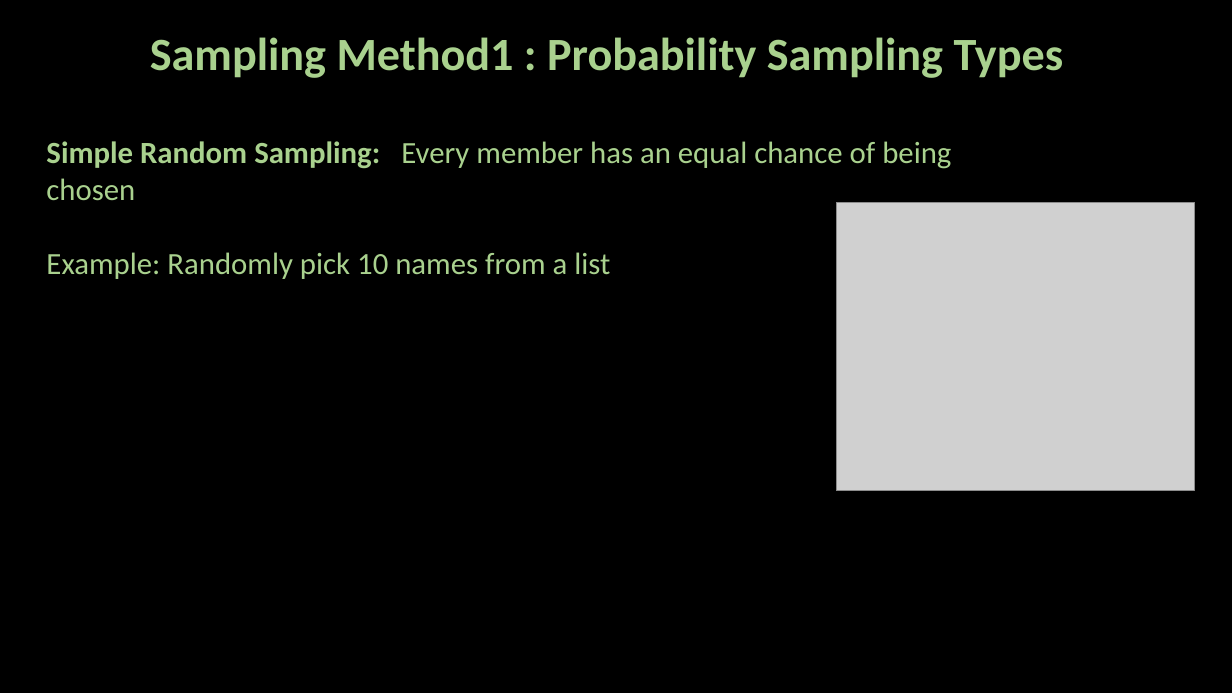
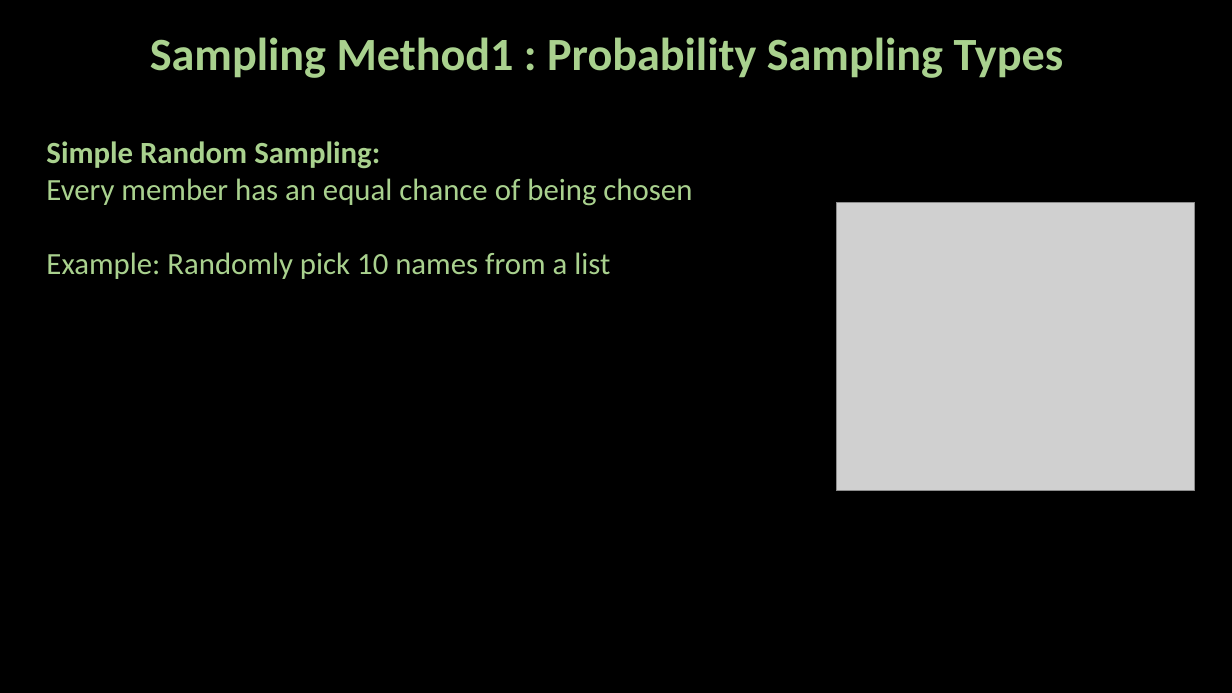
Before and after one commit to ash322ash422/youtube, a slide deck: slide 6 of probability_and_statistics/5_inference/Stats-Sampling_1_Methods.pptx (slide 5 before the commit). Drawn at 1232x693 pixels with LibreOffice and Linux fonts; fonts in the diff are those of the drawing; grey boxes stand for pictures; background and template pictures are left out. Boxes give left, top, right and bottom in pixels: in the first picture for what was removed or moved away, otherwise in the second. Text is boxed around its words. In the diff, an @@ line names an element or a change of style, - is before the commit and + after.

```diff
--- a/probability_and_statistics/5_inference/Stats-Sampling_1_Methods.pptx
+++ b/probability_and_statistics/5_inference/Stats-Sampling_1_Methods.pptx
@@ text at (46,141,692,206): text changed @@
-Simple Random Sampling: Every member has an equal chance of being chosen
+Simple Random Sampling:
+Every member has an equal chance of being chosen
```
Also in this commit, not shown: 7 other slides changed, 2 slides added, 51 other files.
